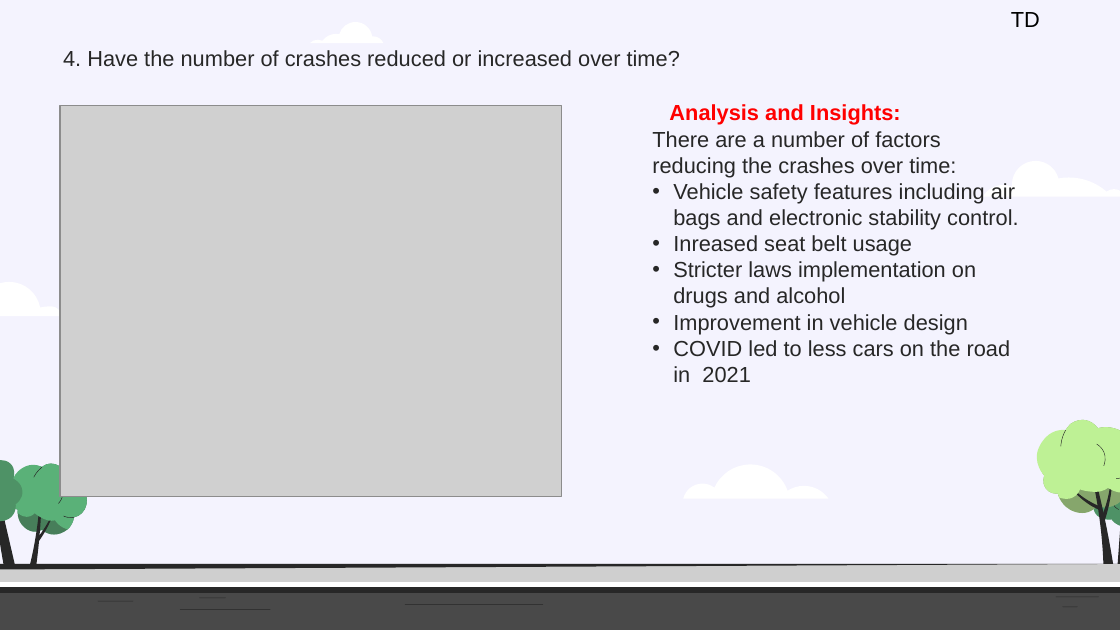
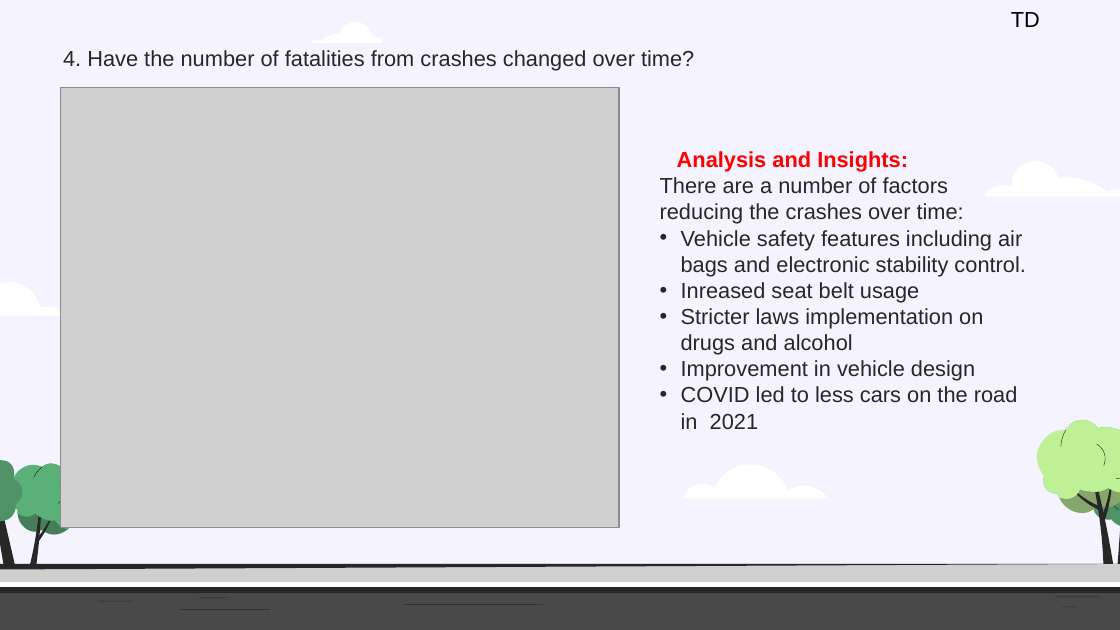
Before and after one commit to Kapedes/project-1-group-2, a slide deck: slide 8 of Insights and analysis of Crash Statistics in Australia.pptx. Drawn at 1120x630 pixels with LibreOffice and Linux fonts; fonts in the diff are those of the drawing; grey boxes stand for pictures. Boxes give left, top, right and bottom in pixels: in the first picture for what was removed or moved away, otherwise in the second. Text is boxed around its words. In the diff, an @@ line names an element or a change of style, - is before the commit and + after.

```diff
--- a/Insights and analysis of Crash Statistics in Australia.pptx
+++ b/Insights and analysis of Crash Statistics in Australia.pptx
@@ text at box(63, 50, 694, 70): text changed @@
-4. Have the number of crashes reduced or increased over time?
+4. Have the number of fatalities from crashes changed over time?
@@ picture: place and size @@
-picture at box(60, 105, 562, 496)
+picture at box(60, 87, 618, 526)
@@ subtitle "Analysis and Insights:": place and size @@
-subtitle "Analysis and Insights:" at box(652, 104, 1018, 383)
+subtitle "Analysis and Insights:" at box(660, 151, 1025, 430)
@@ freeform shape removed at box(64, 516, 75, 519) @@
```
Also in this commit, not shown: 11 other slides changed, 1 other file.
